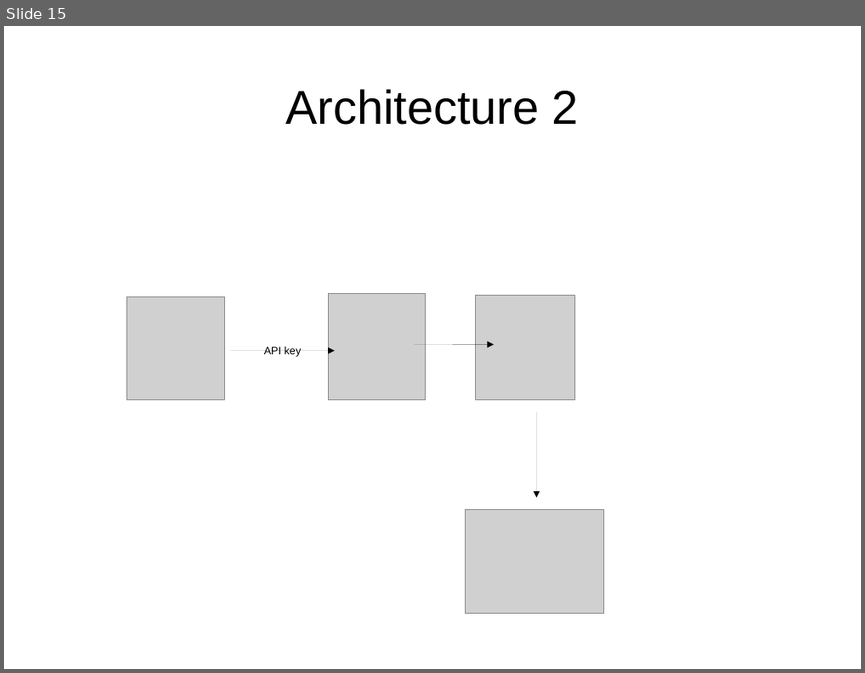
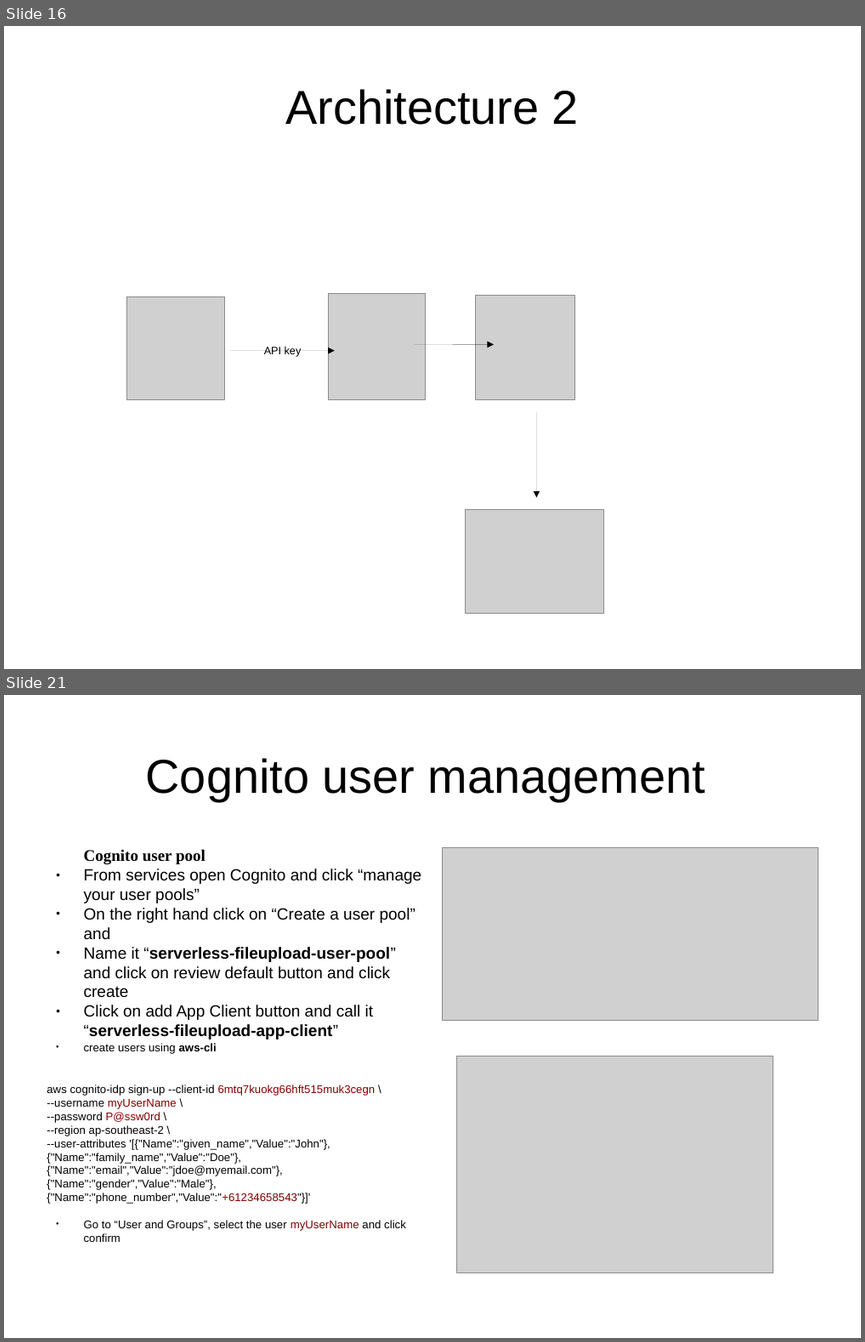
Before and after one commit to daghanacay/serverless-fileupload, a slide deck: documents/presentation.odp. Shown one above the other, each under a label of ours: slide 15 before the commit, slides 16 and 21 after it; the slides between them are not shown. The pictures are 865x673 and 865x1342 pixels, drawn with LibreOffice and Linux fonts; fonts in the diff are those of the drawing; grey boxes stand for pictures. Boxes give left, top, right and bottom in pixels: in the first picture for what was removed or moved away, otherwise in the second. Text is boxed around its words. In the diff, an @@ line names an element or a change of style, - is before the commit and + after.

```diff
--- a/documents/presentation.odp
+++ b/documents/presentation.odp
@@ slide 21 added at [4, 695, 861, 1338], background #FFFFFF @@
@@ title added at [146, 758, 705, 801], 44 pt, text #000000 @@
+Cognito user management
@@ text added at [84, 849, 421, 1020], 15 pt, text #000000 @@
+Cognito user pool
+● From services open Cognito and click “manage your user pools”
+● On the right hand click on “Create a user pool” and
+● Name it “serverless-fileupload-user-pool” and click on review default button and click create
+● Click on add App Client button and call it “serverless-fileupload-app-client”
@@ picture added at [442, 848, 818, 1021] @@
@@ text added at [46, 1043, 406, 1228], 10.4 pt, text #000000 @@
+● create users using aws-cli
+aws cognito-idp sign-up --client-id 6mtq7kuokg66hft515muk3cegn \
+--username myUserName \
+--password P@ssw0rd \
+--region ap-southeast-2 \
+--user-attributes '[{"Name":"given_name","Value":"John"},{"Name":"family_name","Value":"Doe"},{"Name":"email","Value":"jdoe@myemail.com"},{"Name":"gender","Value":"Male"},{"Name":"phone_number","Value":"+61234658543"}]'
+● Go to “User and Groups”, select the user myUserName and click confirm
@@ picture added at [457, 1056, 773, 1274] @@
@@ what was slide 15 is now slide 16 @@
```
Also in this commit, not shown: 5 slides changed, 4 other slides added, 1 other file.
